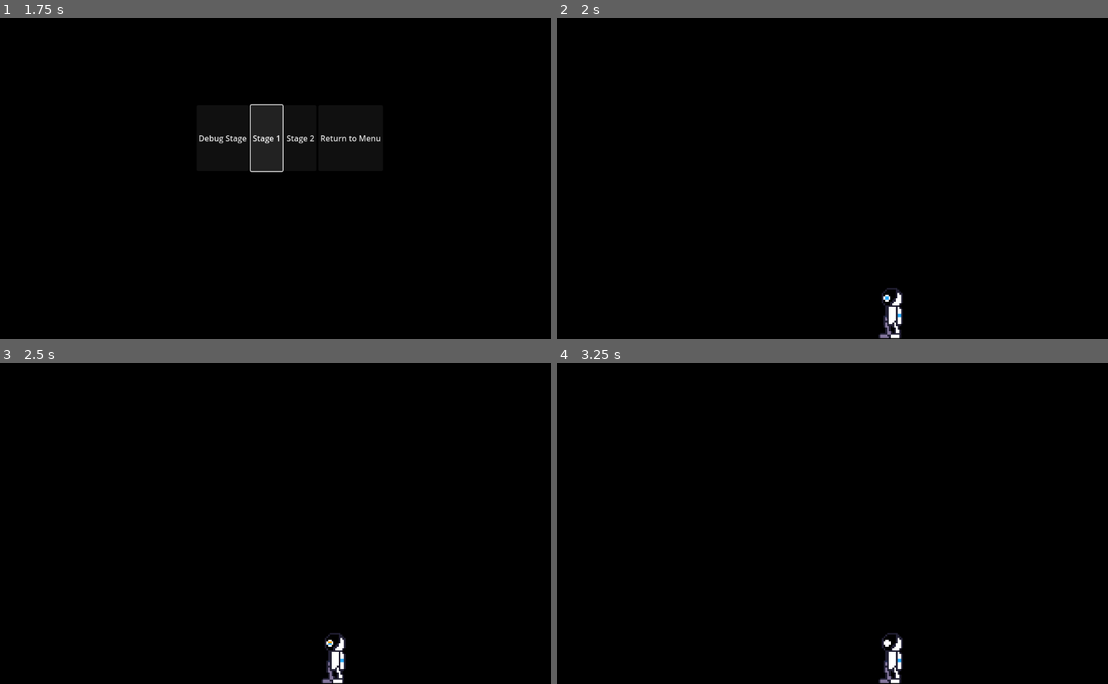
Above: before the commit, frames 1-4 (two rows, left to right).
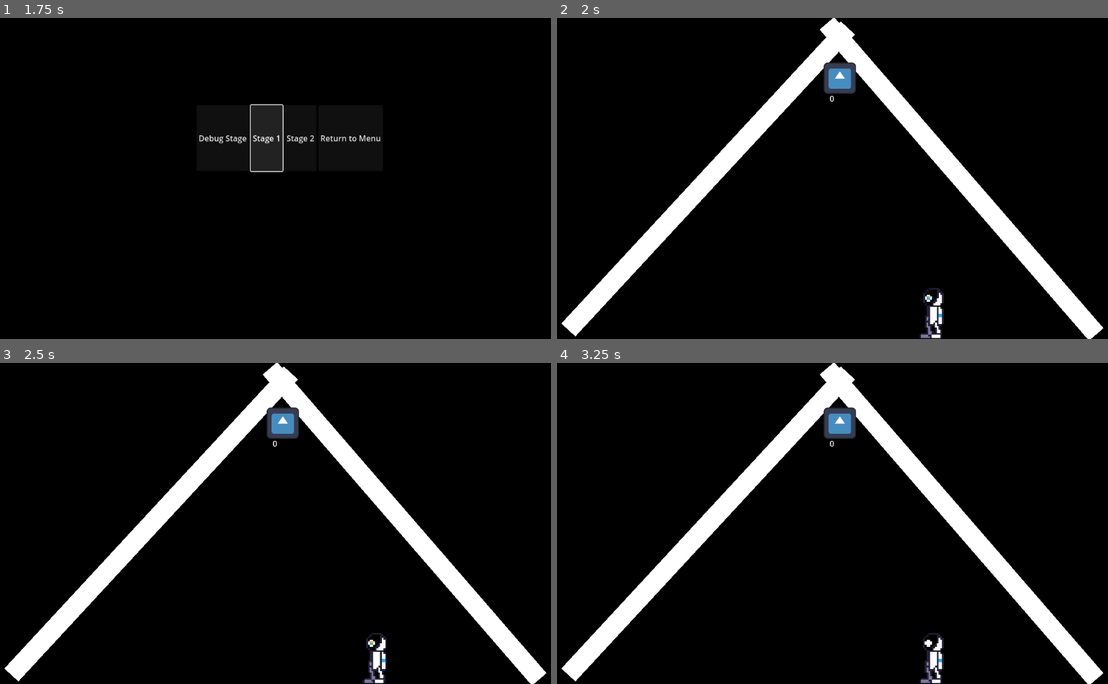
Above: after the commit, the same moments.

Repository: VincentVanJoey/SpringJam2025
Game: Godot game, scene res://Menu Scenes/Menu.tscn
Same seed, same stepped clock (60 frames per second), same inputs: the game is played once before the commit and once after it. The engine's default icon, where the game draws it, is replaced by a stand-in: a white triangle on a blue panel in a dark square.
Inputs:
- Up to frame 1 (1.75 s): click "Start" at 0.5 s; click "Stage 1" at 1.25 s
- Up to frame 2 (2 s): no input
- Up to frame 3 (2.5 s): hold Up (ui_up) from 2.03 s (still down)
- Up to frame 4 (3.25 s): keep holding Up (ui_up)

Frame 1 is identical in both runs. In frame 2, 10% of the frame differs, in the area x 0-100%, y 0-100%; in frame 3, 10%; in frame 4, 10%.

Commit message:
Drone work to sync with hunter bullet

Diff:
--- a/ricochet/Character/drone.gd
+++ b/ricochet/Character/drone.gd
@@ -1,66 +1,56 @@
 extends Node2D
 
 # Declare the projectile scene
-@export var projectile_scene: PackedScene
-@export var fire_rate: float = 1.0  # Default fire rate (in seconds)
+@export var bullet_scene: PackedScene
+@export var timer_label : Label
+@export var level_timer : Timer
 @export var projectile_speed: float = 500.0  # Speed of the projectiles
 
-var fire_timer: Timer
-var level_type: int = 0  # We will assign this based on the parent level
+const SPEED = 500.0
+
 var parent = get_parent()
 
 func _ready():
-	# Create and set up the timer to control firing rate
-	fire_timer.wait_time = fire_rate
-	fire_timer.start()
+	configure_level_type()
+
+func configure_level_type():
+
+	#TODO - set timer for level
+	#TODO - figure out bullet pattern
+	#TODO - fire set amounts of bullets depending
+	#TODO - perform checks for time thresholds to change or shoot more
 
 	# Detect the parent node (level)
 	if parent:
 		match parent.name:  # Assuming parent node names represent different levels
 			"Level1":
-				level_type = 1
+				level_timer.wait_time = 60000
+				level_timer.start()
+				fire_projectile(Vector2.DOWN)
+				pass
 			"Level2":
-				level_type = 2
+				pass
 			"Level3":
-				level_type = 3
+				pass
 			_: #default case
-				level_type = 0
-
-	# Configure the behavior based on the level type
-	configure_fire_behavior()
-
-# Function to configure fire behavior based on the level
-func configure_fire_behavior():
-	match level_type:
-		1:  # Level 1 - slower fire rate, fewer projectiles
-			fire_rate = 2.0
-			projectile_speed = 300
-		2:  # Level 2 - moderate fire rate and projectile speed
-			fire_rate = 1.5
-			projectile_speed = 400
-		3:  # Level 3 - faster fire rate, more projectiles
-			fire_rate = 1.0
-			projectile_speed = 500
-		_:  # Default case if no level matches
-			fire_rate = 1.0
-			projectile_speed = 400
-	fire_timer.wait_time = fire_rate  # Update the timer
-
-# This function is called when the fire timer times out
+				pass
+	else:
+		print("We fucked up somewhere")
 
 # Function to instantiate and fire a projectile
-func fire_projectile():
-	if projectile_scene:
-		var projectile = projectile_scene.instantiate()
+func fire_projectile(direction: Vector2):
+	if bullet_scene:
+		var projectile := bullet_scene.instantiate()
 		projectile.position = position  # Start at the turret's position
-		var direction = Vector2(1, 0).rotated(rotation)  # Fire direction (can be modified)
-		projectile.linear_velocity = direction * projectile_speed  # Set the speed of the projectile
+		#TODO - set fire direction and or speed
+		#shit
 		get_parent().add_child(projectile)  # Add projectile to the level scene
 
 # Called every frame. 'delta' is the elapsed time since the previous frame.
 func _process(delta: float) -> void:
+	timer_label.text = str(level_timer.time_left)
+
+	if level_timer.time_left == 0:
+		print("over")
+
 	pass
-
-
-func _on_fire_timer_timeout() -> void:
-	pass # Replace with function body.
--- a/ricochet/Character/drone.tscn
+++ b/ricochet/Character/drone.tscn
@@ -1,18 +1,23 @@
-[gd_scene load_steps=4 format=3 uid="uid://thi17svak5nr"]
+[gd_scene load_steps=3 format=3 uid="uid://thi17svak5nr"]
 
 [ext_resource type="Script" path="res://Character/drone.gd" id="1_ru6ae"]
-[ext_resource type="PackedScene" uid="uid://1wr7k5ipce27" path="res://Character/Bullet.tscn" id="2_ep56r"]
 [ext_resource type="Texture2D" uid="uid://bmyxe7fp1hop3" path="res://icon.svg" id="2_jo3fw"]
 
-[node name="Node2D" type="Node2D"]
+[node name="Node2D" type="Node2D" node_paths=PackedStringArray("timer_label", "level_timer")]
 script = ExtResource("1_ru6ae")
-projectile_scene = ExtResource("2_ep56r")
+timer_label = NodePath("timer_label")
+level_timer = NodePath("level_timer")
 
 [node name="Sprite2D" type="Sprite2D" parent="."]
 position = Vector2(31.5, 32.5)
 scale = Vector2(0.507813, 0.492188)
 texture = ExtResource("2_jo3fw")
 
-[node name="fire_timer" type="Timer" parent="."]
+[node name="level_timer" type="Timer" parent="."]
 
-[connection signal="timeout" from="fire_timer" to="." method="_on_fire_timer_timeout"]
+[node name="timer_label" type="Label" parent="."]
+offset_left = 11.0
+offset_top = 62.0
+offset_right = 52.0
+offset_bottom = 85.0
+text = "00:00"
--- a/ricochet/Levels/triangle.tscn
+++ b/ricochet/Levels/Level1.tscn
@@ -1,7 +1,8 @@
-[gd_scene load_steps=5 format=3 uid="uid://dujrqw5yjsruf"]
+[gd_scene load_steps=6 format=3 uid="uid://dujrqw5yjsruf"]
 
 [ext_resource type="PackedScene" uid="uid://cfqtm7nm6ngff" path="res://Character/Player.tscn" id="2_7g606"]
 [ext_resource type="PackedScene" uid="uid://upl2f1wfsnce" path="res://Menu Scenes/pause_menu.tscn" id="3_07ysp"]
+[ext_resource type="PackedScene" uid="uid://thi17svak5nr" path="res://Character/drone.tscn" id="3_fh615"]
 
 [sub_resource type="RectangleShape2D" id="RectangleShape2D_l1sf2"]
 size = Vector2(1154, 22.75)
@@ -12,7 +13,7 @@
 [node name="Level" type="Node"]
 
 [node name="PlayerGuy" parent="." instance=ExtResource("2_7g606")]
-position = Vector2(679, 587)
+position = Vector2(762, 595)
 collision_layer = 3
 collision_mask = 3
 
@@ -28,8 +29,8 @@
 [node name="PauseMenu" parent="CanvasLayer" instance=ExtResource("3_07ysp")]
 
 [node name="Floor" type="StaticBody2D" parent="."]
-position = Vector2(-277, 1557)
-rotation = -1.19206
+position = Vector2(-296, 322)
+rotation = -0.825541
 scale = Vector2(0.7, 0.7)
 
 [node name="CollisionShape2D" type="CollisionShape2D" parent="Floor"]
@@ -45,8 +46,8 @@
 metadata/_edit_use_anchors_ = true
 
 [node name="Floor2" type="StaticBody2D" parent="."]
-position = Vector2(773, 1891)
-rotation = -2.00713
+position = Vector2(747, 925)
+rotation = -2.28289
 scale = Vector2(0.7, 0.7)
 
 [node name="CollisionShape2D" type="CollisionShape2D" parent="Floor2"]
@@ -60,3 +61,6 @@
 offset_right = 1175.0
 offset_bottom = 665.0
 metadata/_edit_use_anchors_ = true
+
+[node name="Node2D" parent="." instance=ExtResource("3_fh615")]
+position = Vector2(542, 89)
--- a/ricochet/Menu Scenes/level_select.gd
+++ b/ricochet/Menu Scenes/level_select.gd
@@ -12,7 +12,7 @@
 
 func _on_first_level_button_pressed() -> void:
 	await get_tree().create_timer(0.5).timeout
-	get_tree().change_scene_to_file("res://Levels/triangle.tscn")
+	get_tree().change_scene_to_file("res://Levels/Level1.tscn")
 	pass # Replace with function body.
 
 func _on_second_level_button_pressed():
